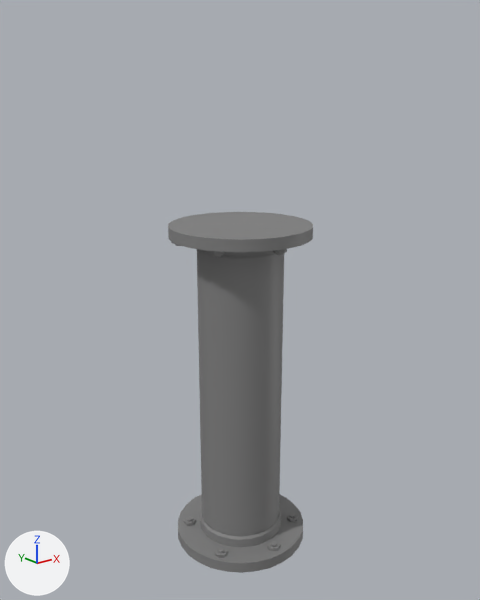
The FBX model Assets/Pipes/Source/Mesh/SM_PipeMiddleShort.FBX as it was, and as the next commit left it.
Both versions are drawn from a 50 mm lens placed at (-0.68, -0.848, 0.801), pointed at (0.002, 0.005, 0.46). The lights are fixed; the arrows at lower left show +X, +Y and +Z. The picture after the commit comes second. Objects named as collision shapes, trigger or cutter boxes, shadow casters or lower levels of detail are left out. Where no turn or scale is listed for an object, it has been applied to the vertices.

In view in the first picture: 'SM_PipeMiddleShort_LOD0'.
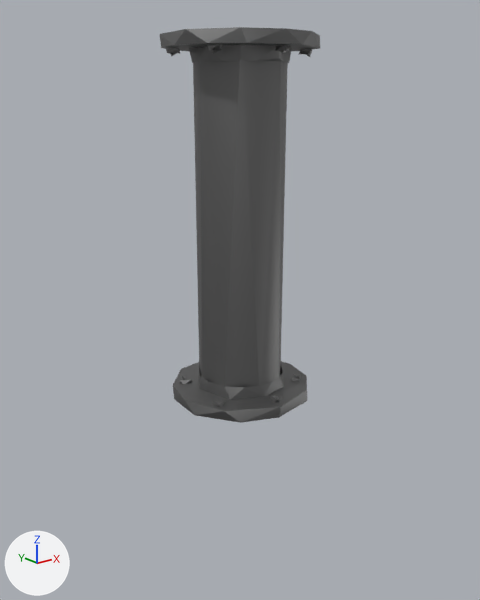
Changed parts and their boxes (x1, y1, x2, y2) in the pictures (480 x 600 px):
'SM_PipeMiddleShort_LOD0', moved
    before: (168, 212, 313, 573)
    after: (160, 27, 320, 423)

The edits, one by one:
In material 'MI_Metal' (mat_mi_metal), metallic goes from 0.0 to 1.0.
In material 'MI_MetalYellow' (mat_mi_metalyellow), metallic goes from 0.0 to 1.0.
Object 'SM_PipeMiddleShort_LOD0' (ob_sm_pipemiddleshort_lod0) moves from (0.0, 0.0, 0.0) to (0.0, 0.0, 0.291).
